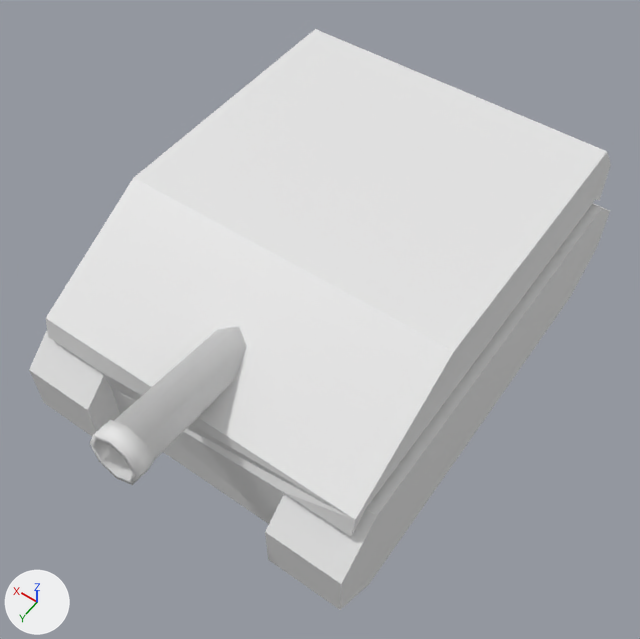
Renders of the Blender file assets/tank.blend from each side of a commit.
Camera for both pictures: a 50 mm camera at (-0.711, 1.19, 1.53) aimed at (-0.018, 0.219, 0.005). Every picture has the same lights, and +X, +Y and +Z are marked at lower left.

In view in the first picture: 'Base', 'Turret'.
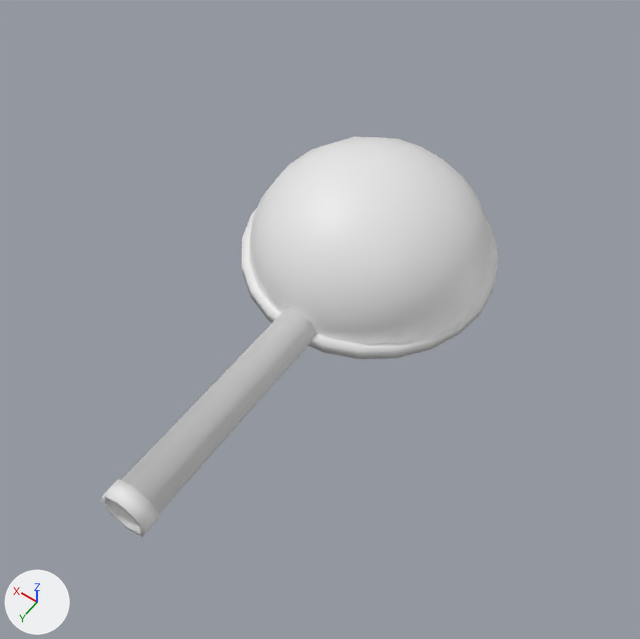
Commit message: moved turret logic into separate plugin

What differs and where, as boxes [x1, y1, x2, y2] in the pictures (640 x 639 px):
'Base', hidden: before [29, 29, 611, 610]
'Turret', reshaped: before [89, 326, 247, 485]; after [241, 136, 499, 359]
'Gun', added: after [101, 308, 316, 537]
part 1 of me_turret, deleted: before [89, 326, 247, 485]

What changed in the scene script:
```text
Change me_turret:
    where me_turret.from_pydata(...)  # 267 vertices, 258 faces; spans x -0.293..0.293, y -0.293..0.8, z 0.0..0.261
    used by ob_turret; location = (0.0, 0.0, 0.0)
    me_turret part 1: the loose piece of 48 vertices spanning x -0.056..0.056, y 0.186..0.8, z 0.09..0.259 is deleted
Add me_turret_001:
    me_turret_001.from_pydata(...)  # 48 vertices, 42 faces; spans x -0.056..0.056, y 0.209..0.815, z -0.029..0.083
    me_turret_001.polygons.foreach_set('use_smooth', [True] * 42)
Change ob_base:
    add ob_base.hide_set(True)
Add ob_gun:
    ob_gun = bpy.data.objects.new('Gun', me_turret_001)
    ob_gun.location = (0.0, 0.0, 0.0)
```
